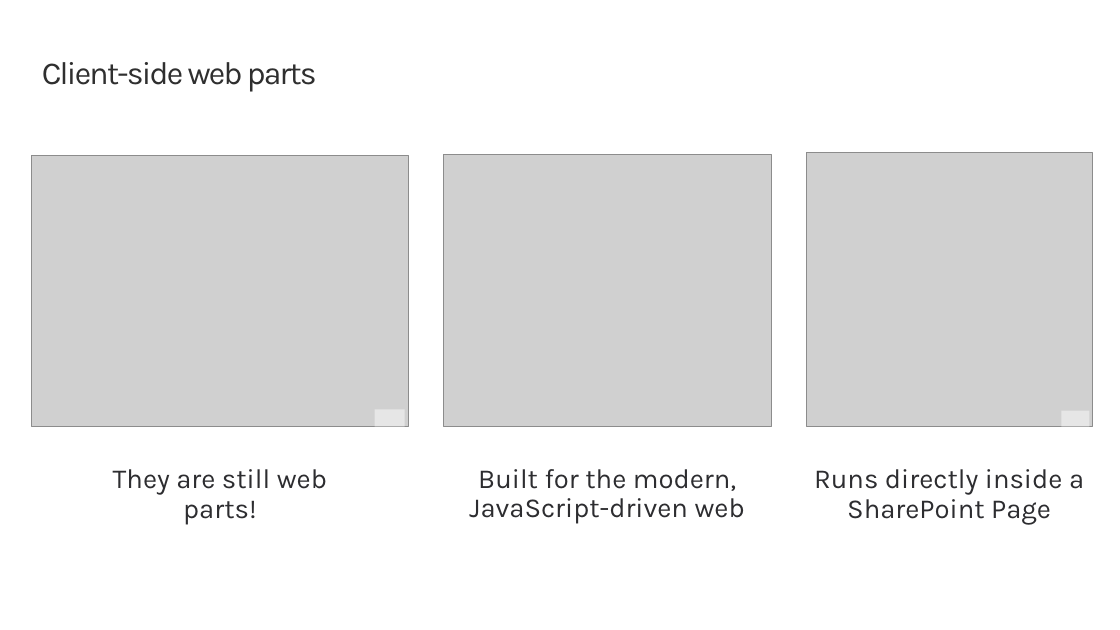
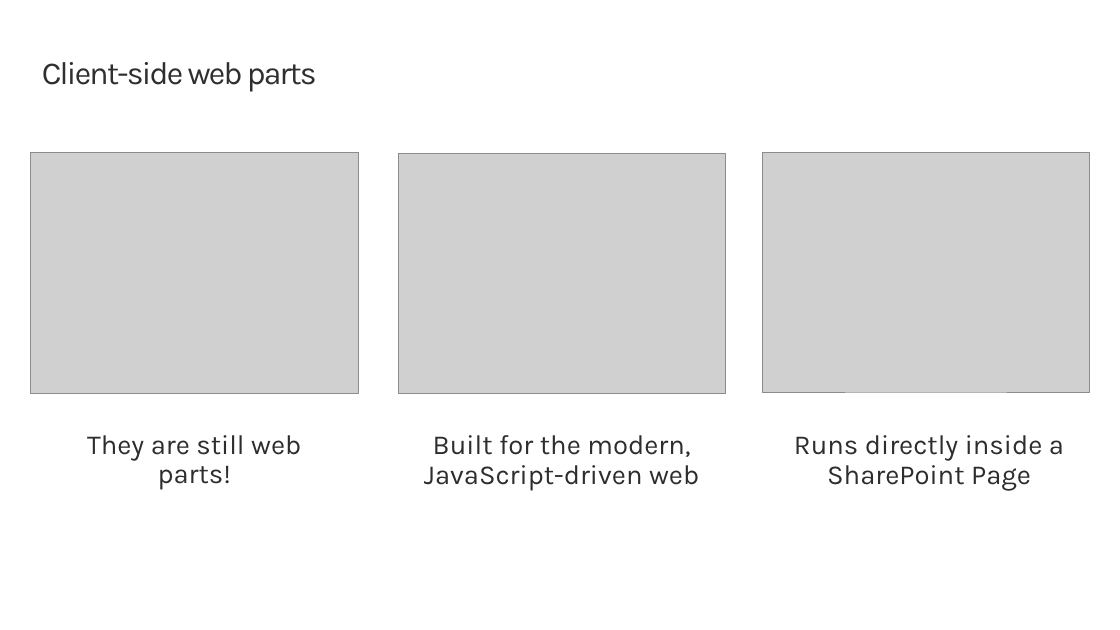
Before and after one commit to renahorton218/SharePoint-spfx-web-parts, a slide deck: slide 13 of 01-intro.pptx. Drawn at 1120x630 pixels with LibreOffice and Linux fonts; fonts in the diff are those of the drawing; grey boxes stand for pictures; background and template pictures are left out. Boxes give left, top, right and bottom in pixels: in the first picture for what was removed or moved away, otherwise in the second. Text is boxed around its words. In the diff, an @@ line names an element or a change of style, - is before the commit and + after.

```diff
--- a/01-intro.pptx
+++ b/01-intro.pptx
@@ picture resized from (x1=31, y1=156, x2=408, y2=427) to (x1=30, y1=153, x2=357, y2=394) @@
@@ picture resized from (x1=443, y1=155, x2=771, y2=427) to (x1=398, y1=153, x2=725, y2=393) @@
@@ picture resized from (x1=806, y1=153, x2=1092, y2=427) to (x1=763, y1=152, x2=1090, y2=392) @@
@@ rectangle removed at (x1=375, y1=409, x2=404, y2=426) @@
@@ rectangle removed at (x1=1062, y1=411, x2=1090, y2=427) @@
@@ text "They are still web parts!" moved from (x1=113, y1=469, x2=327, y2=525) to (x1=87, y1=435, x2=301, y2=490) @@
@@ text "Built for the modern, JavaScript-driven ..." moved from (x1=469, y1=469, x2=745, y2=524) to (x1=424, y1=435, x2=699, y2=491) @@
@@ text "Runs directly inside a SharePoint ..." moved from (x1=814, y1=469, x2=1084, y2=525) to (x1=794, y1=435, x2=1064, y2=491) @@
```
Also in this commit, not shown: 5 other slides changed, 42 other files.
